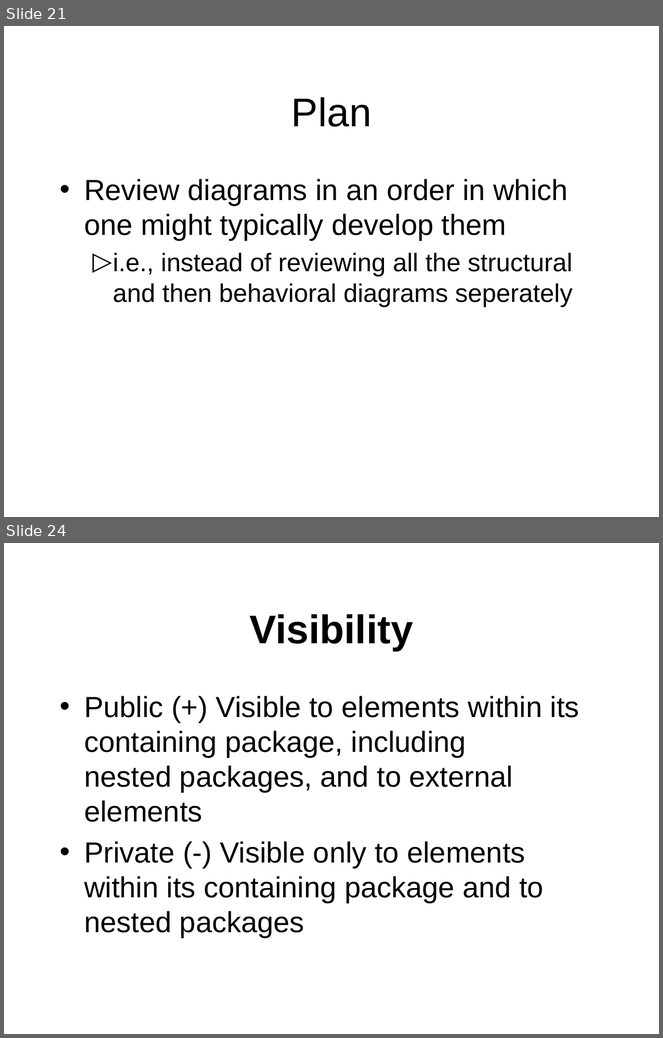
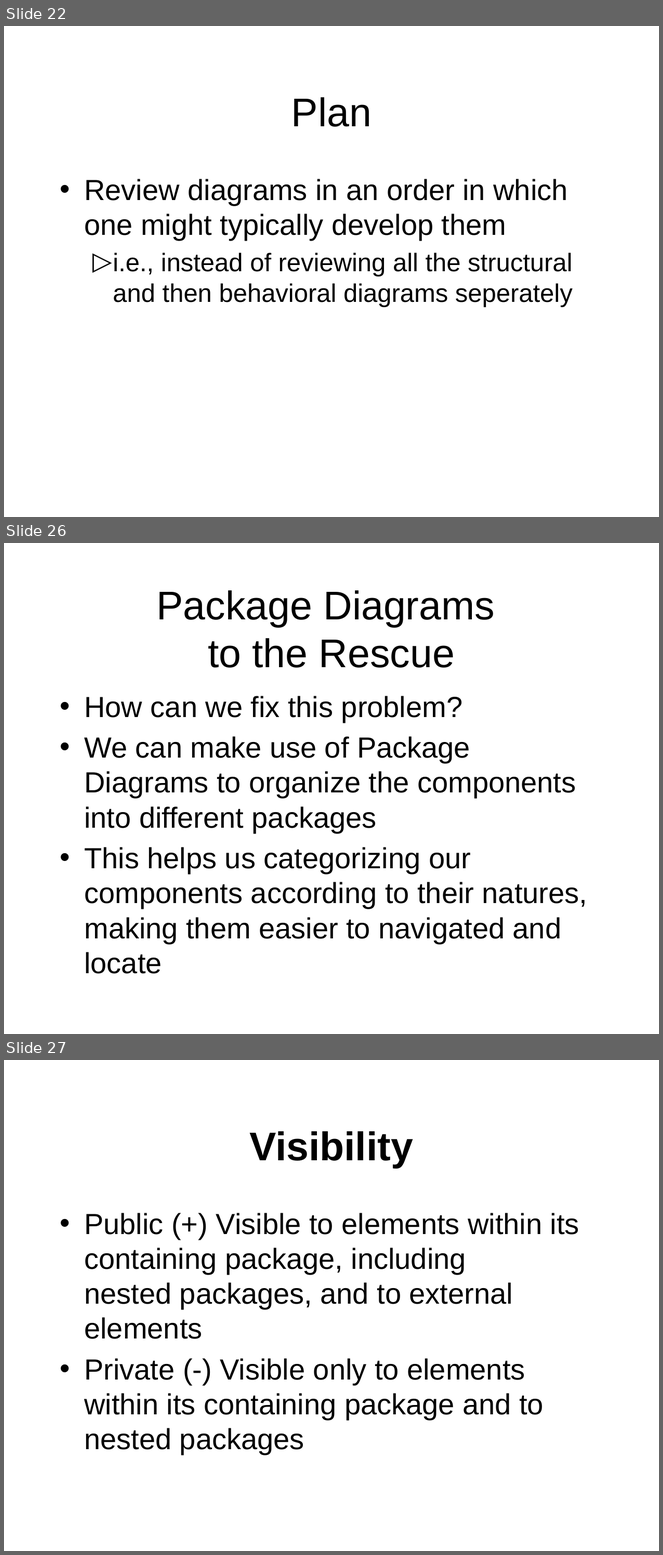
Before and after one commit to octaviordz/zjnu2017.github.io, a slide deck: OOAD/lectures/060--Notation.Part.1.pptx. Shown one above the other, each under a label of ours: slides 21 and 24 before the commit, slides 22, 26 and 27 after it; the slides between them are not shown. The pictures are 663x1038 and 663x1555 pixels, drawn with LibreOffice and Linux fonts; fonts in the diff are those of the drawing. Boxes give left, top, right and bottom in pixels: in the first picture for what was removed or moved away, otherwise in the second. Text is boxed around its words. In the diff, an @@ line names an element or a change of style, - is before the commit and + after.

```diff
--- a/OOAD/lectures/060--Notation.Part.1.pptx
+++ b/OOAD/lectures/060--Notation.Part.1.pptx
@@ slide 26 added at [4, 543, 659, 1034], background #FFFFFF @@
@@ title added at [157, 590, 495, 668], 44 pt, text #000000 @@
+Package Diagrams
+to the Rescue
@@ text added at [84, 696, 587, 974], 32 pt, text #000000 @@
+• How can we fix this problem?
+• We can make use of Package Diagrams to organize the components into different packages
+• This helps us categorizing our components according to their natures, making them easier to navigated and locate
@@ what was slide 21 is now slide 22 @@
@@ what was slide 24 is now slide 27 @@
```
Also in this commit, not shown: 9 slides changed, 3 other slides added, 1 other file.
